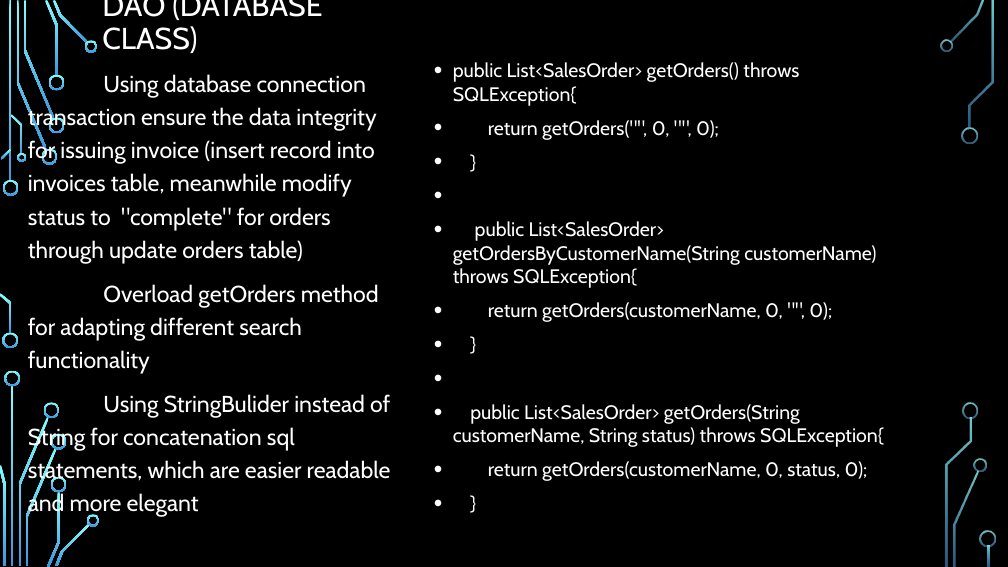
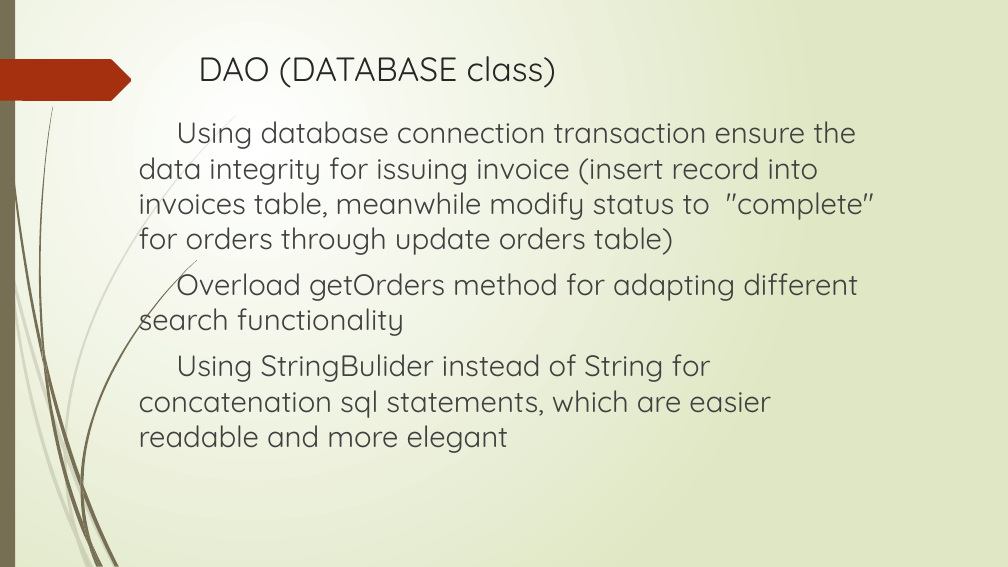
Before and after one commit to zdf22018/project_sales_order_invoicing, a slide deck: slide 10 of Sales Order and invoicing – desktop program.pptx (slide 11 before the commit). Drawn at 1008x567 pixels with LibreOffice and Linux fonts; fonts in the diff are those of the drawing; background and template pictures are left out. Boxes give left, top, right and bottom in pixels: in the first picture for what was removed or moved away, otherwise in the second. Text is boxed around its words. In the diff, an @@ line names an element or a change of style, - is before the commit and + after.

```diff
--- a/Sales Order and invoicing – desktop program.pptx
+++ b/Sales Order and invoicing – desktop program.pptx
@@ background picture (left out) to gradient #FFFFFF to #DFE8C4 @@
@@ rectangle added at [0,0,15,567], fill #766F54 @@
@@ freeform shape added at [0,59,132,101], fill #A53010 @@
@@ title at [198,56,556,88]: text changed; size 28.8 to 32 pt; font Cabin to Quicksand; text colour #FFFFFF to #262626 @@
-DAO (DATABASE CLASS)
+DAO (DATABASE class)
@@ text removed at [453,62,884,481] @@
-• public List<SalesOrder> getOrders() throws SQLException{
-• return getOrders("", 0, "", 0);
-• }
-• public List<SalesOrder> getOrdersByCustomerName(String customerName) throws SQLException{
-• return getOrders(customerName, 0, "", 0);
-• }
-• public List<SalesOrder> getOrders(String customerName, String status) throws SQLException{
-• return getOrders(customerName, 0, status, 0);
-• }
@@ text "Using database connection transaction ensure ...": place and size @@
-text "Using database connection transaction ensure ..." at [28,74,391,518]
+text "Using database connection transaction ensure ..." at [139,121,874,453]
@@ text "Using database connection transaction ensure ..." at [139,121,874,453]: size 22 to 28 pt, font Cabin to Quicksand, text colour #FFFFFF to #404040; line spacing 1.2 to 1 @@
@@ fill gradient #82FFFF to #3D97DE to #766F54 in 5 elements at [83,523,101,566], [80,477,83,496], [92,544,104,567], [43,361,88,546], [42,340,48,382] @@
@@ freeform shape: place and size @@
-freeform shape at [0,293,11,333]
+freeform shape at [42,340,48,382]
@@ freeform shape: place and size @@
-freeform shape at [18,417,48,566]
+freeform shape at [43,361,88,546]
@@ fill gradient #82FFFF to #3D97DE to #766F54 at 20% opacity in 3 elements at [67,451,117,567], [64,453,79,538], [64,443,67,461] @@
@@ freeform shape: place and size @@
-freeform shape at [51,434,67,450]
+freeform shape at [64,443,67,461]
@@ freeform shape: place and size @@
-freeform shape at [47,492,60,567]
+freeform shape at [64,453,79,538]
@@ freeform shape: place and size @@
-freeform shape at [26,448,57,566]
+freeform shape at [67,451,117,567]
@@ freeform shape: place and size @@
-freeform shape at [51,476,67,492]
+freeform shape at [80,477,83,496]
@@ group added at [2,0,197,567]: 7 freeform shapes @@
@@ group added at [0,116,236,567]: 7 freeform shapes @@
@@ freeform shape: place and size @@
-freeform shape at [55,523,90,566]
+freeform shape at [83,523,101,566]
@@ freeform shape: place and size @@
-freeform shape at [87,514,100,526]
+freeform shape at [92,544,104,567]
@@ group removed at [0,0,996,566]: 25 freeform shapes, 3 rectangles @@
```
Also in this commit, not shown: 14 other slides changed, 1 slide added, 2 slides removed, 6 other files.
